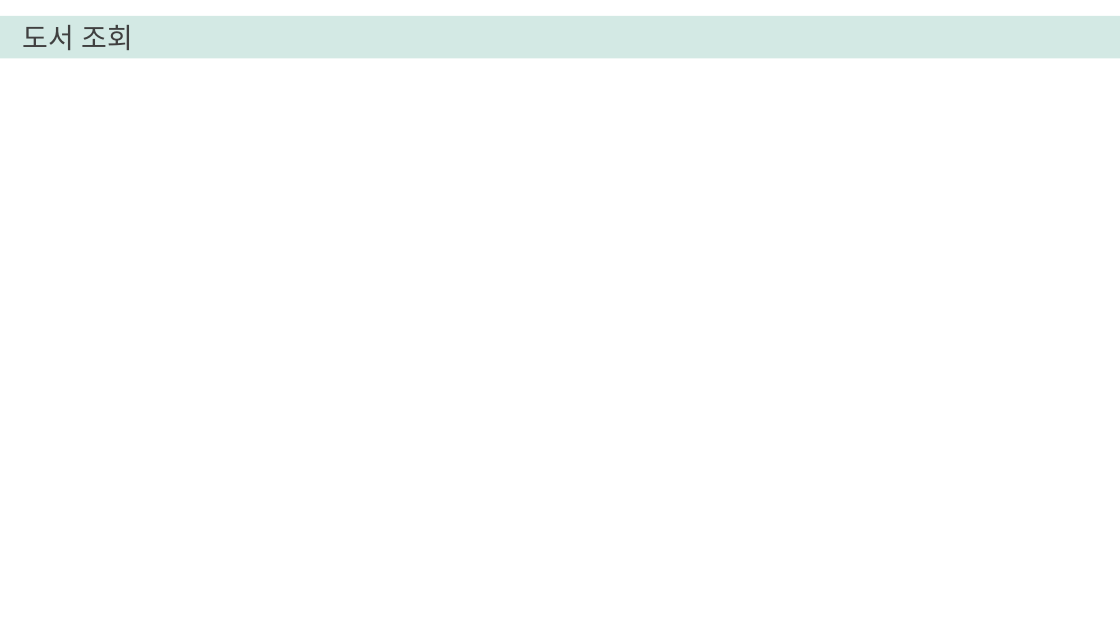
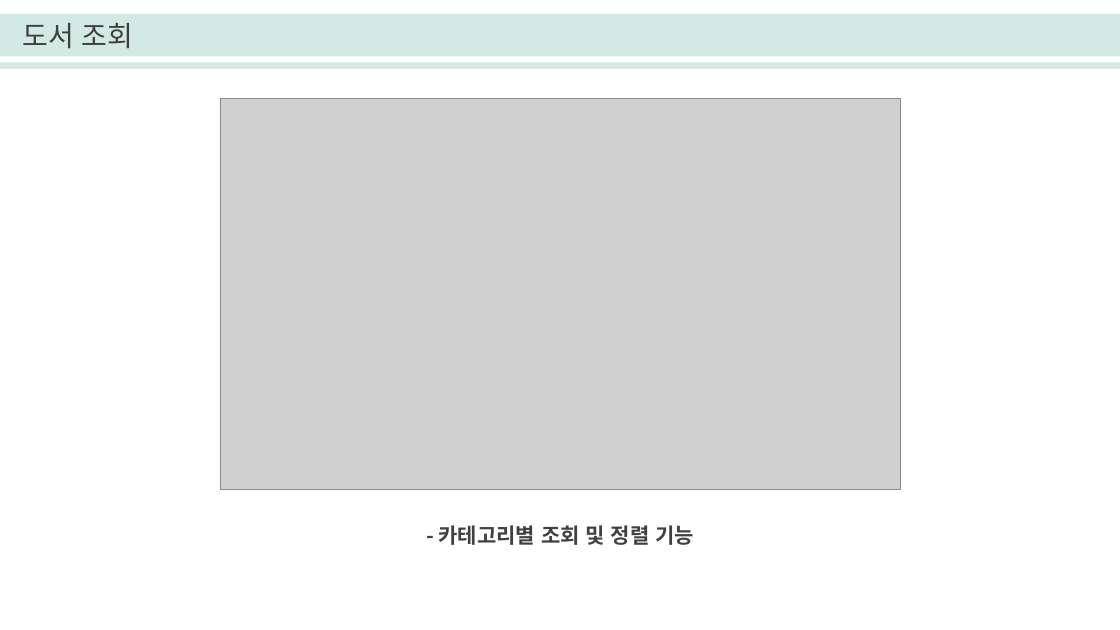
Before and after one commit to seoyounglee0105/Library_Web_Project, a slide deck: slide 6 of 이서영_전자도서관프로젝트.pptx. Drawn at 1120x630 pixels with LibreOffice and Linux fonts; fonts in the diff are those of the drawing; grey boxes stand for pictures. Boxes give left, top, right and bottom in pixels: in the first picture for what was removed or moved away, otherwise in the second. Text is boxed around its words. In the diff, an @@ line names an element or a change of style, - is before the commit and + after.

```diff
--- a/이서영_전자도서관프로젝트.pptx
+++ b/이서영_전자도서관프로젝트.pptx
@@ rectangle resized from (x1=0, y1=16, x2=1120, y2=58) to (x1=0, y1=14, x2=1120, y2=69) @@
@@ rectangle added at (x1=0, y1=56, x2=1120, y2=62), fill #FFFFFF @@
@@ picture added at (x1=220, y1=98, x2=901, y2=490) @@
@@ text added at (x1=439, y1=525, x2=694, y2=545), 18 pt, text #404040, bold @@
+- 카테고리별 조회 및 정렬 기능
```
Also in this commit, not shown: 4 other slides changed, 9 slides added, 3 slides removed, 10 other files.
